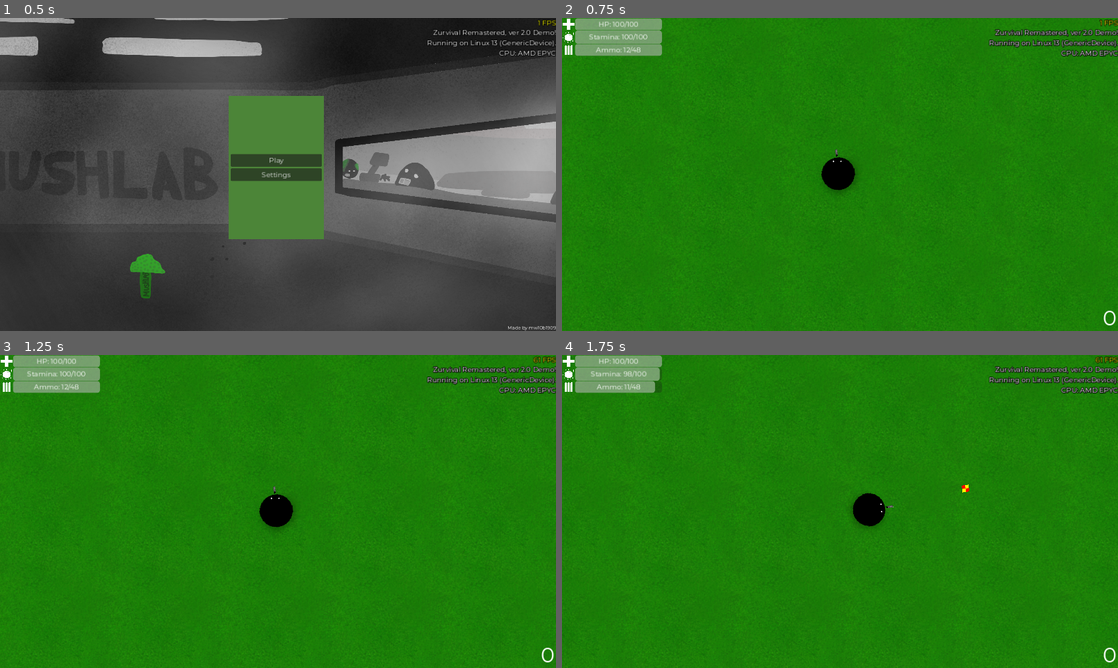
Above: before the commit, frames 1-4 (two rows, left to right).
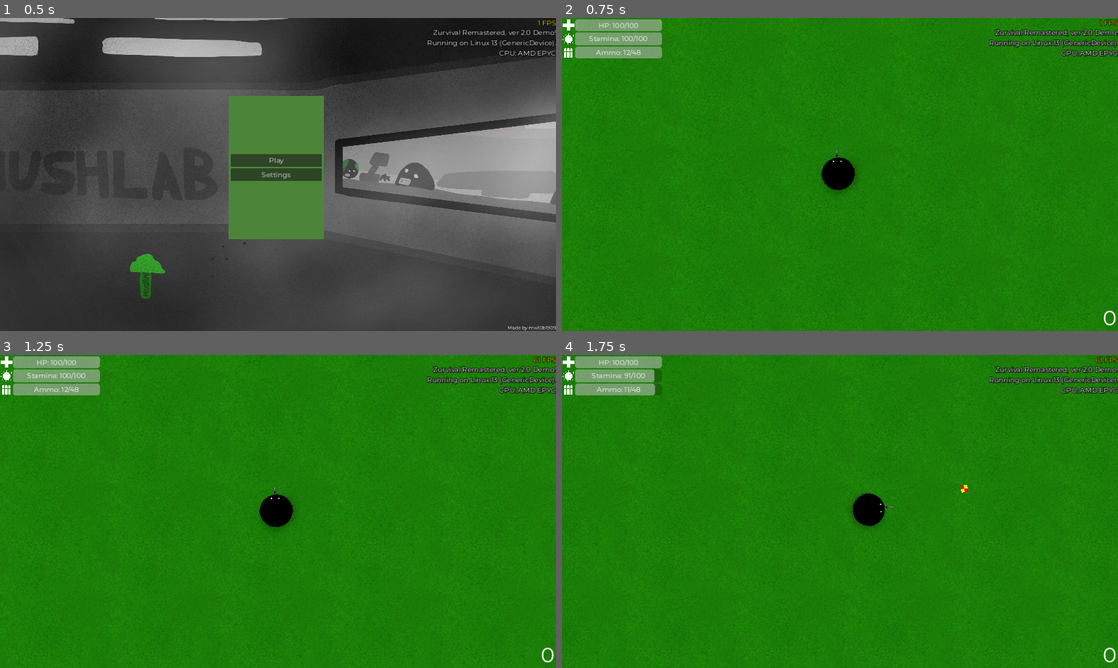
Above: after the commit, the same moments.

Repository: klodskateam/zurvival-remastered
Game: Godot game, scene res://menu.tscn
The game is run twice, just before and just after one commit, with the same random seed, the same clock (stepped at 60 frames per second) and the same inputs.
Inputs (mouse positions are in pixels of both pictures, inside the frame that each line leads up to):
- Up to frame 1 (0.5 s): no input
- Up to frame 2 (0.75 s): click "Play" at 0.5 s
- Up to frame 3 (1.25 s): no input
- Up to frame 4 (1.75 s): tap Enter at 1.25 s; move the mouse to (962, 495) at 1.27 s; hold D (right) from 1.28 s (still down); hold Shift (run) from 1.28 s (still down); click (962, 495) at 1.42 s

Frame 1 is identical in both runs. In frame 2, 0.8% of the frame differs, in the area x 0-18%, y 0-13%; in frame 3, 0.8%; in frame 4, 0.9%, in the area x 0-99%, y 0-100%.
Error in both runs: Invalid type in function 'set_locale' in base 'TranslationServer'. Cannot convert argument 1 from Nil to String. (res://global.gd:20)

Commit message:
у чебзика теперь одышка

Diff:
--- a/player.gd
+++ b/player.gd
@@ -54,13 +54,17 @@
 	health_bar.max_value = MAX_HEALTH
 	health_bar.value = HEALTH
 
-	if Input.is_action_pressed("run"):
+	if Input.is_action_pressed("run") and (Input.is_action_pressed("up") or Input.is_action_pressed("down") or Input.is_action_pressed("left") or Input.is_action_pressed("right")):
 		print(SPEED)
 		print(VINOSLIVOST)
+		if (VINOSLIVOST >= 40):
+			var RUN_SPEED = 350
+		else:
+			var RUN_SPEED = 400
 		if (VINOSLIVOST >= 0):
 			SPEED = RUN_SPEED
-			$Camera2D.zoom = Vector2(0.99, 0.99)
-			VINOSLIVOST -= 0.1
+			$Camera2D.zoom = Vector2(0.98, 0.98)
+			VINOSLIVOST -= 0.34
 		else:
 			SPEED = REGULAR_SPEED
 			$Camera2D.zoom = Vector2(1, 1)
@@ -69,6 +73,7 @@
 		if (VINOSLIVOST <= MAX_VINOSLIVOST) and (SPEED != RUN_SPEED):
 			VINOSLIVOST += 0.1
 			$Camera2D.zoom = Vector2(1, 1)
+
 
 	if (OS.get_name() != "Android"):
 		look_at(get_global_mouse_position())
--- a/ui.tscn
+++ b/ui.tscn
@@ -12,9 +12,9 @@
 
 [node name="SpeedBar" type="ProgressBar" parent="."]
 offset_left = 30.0
-offset_top = 29.0
+offset_top = 33.0
 offset_right = 230.0
-offset_bottom = 59.0
+offset_bottom = 63.0
 theme = ExtResource("1_3mkkl")
 show_percentage = false
 
@@ -34,9 +34,9 @@
 
 [node name="BulletsBar" type="ProgressBar" parent="."]
 offset_left = 30.0
-offset_top = 60.0
+offset_top = 66.0
 offset_right = 230.0
-offset_bottom = 87.0
+offset_bottom = 93.0
 theme = ExtResource("1_3mkkl")
 max_value = 12.0
 value = 12.0
@@ -53,24 +53,24 @@
 vertical_alignment = 1
 
 [node name="BulletsIcon" type="Sprite2D" parent="BulletsBar"]
-position = Vector2(-15, 13.5)
-scale = Vector2(0.21875, 0.210937)
+position = Vector2(-16, 13.5)
+scale = Vector2(0.234375, 0.210937)
 texture = ExtResource("3_qg45p")
 
 [node name="HealthBar" type="ProgressBar" parent="."]
 offset_left = 30.0
-offset_top = 1.0
+offset_top = 3.0
 offset_right = 230.0
-offset_bottom = 28.0
+offset_bottom = 30.0
 theme = ExtResource("1_3mkkl")
 value = 12.0
 show_percentage = false
 
 [node name="Health" type="Label" parent="HealthBar"]
 layout_mode = 0
-offset_top = 2.0
+offset_top = 3.0
 offset_right = 200.0
-offset_bottom = 25.0
+offset_bottom = 26.0
 theme = ExtResource("1_3mkkl")
 text = "Здоровье: 12/12"
 horizontal_alignment = 1
